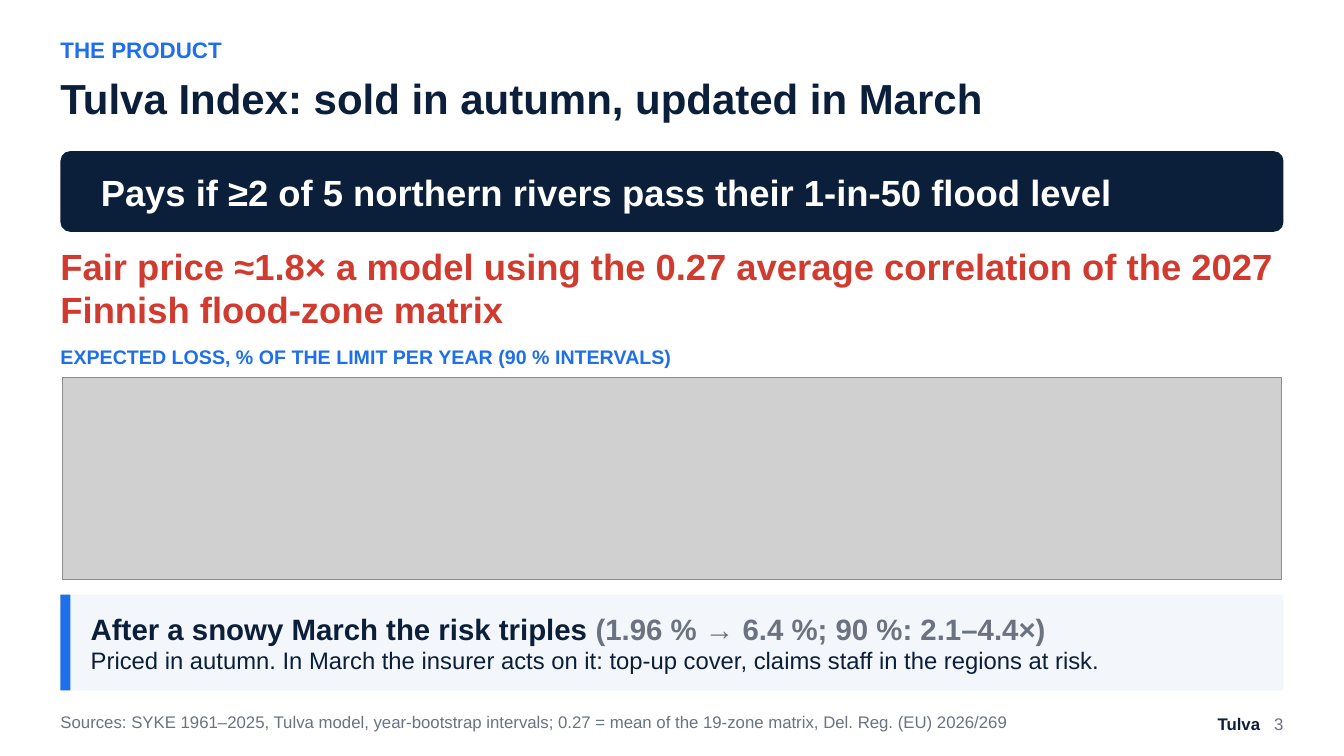
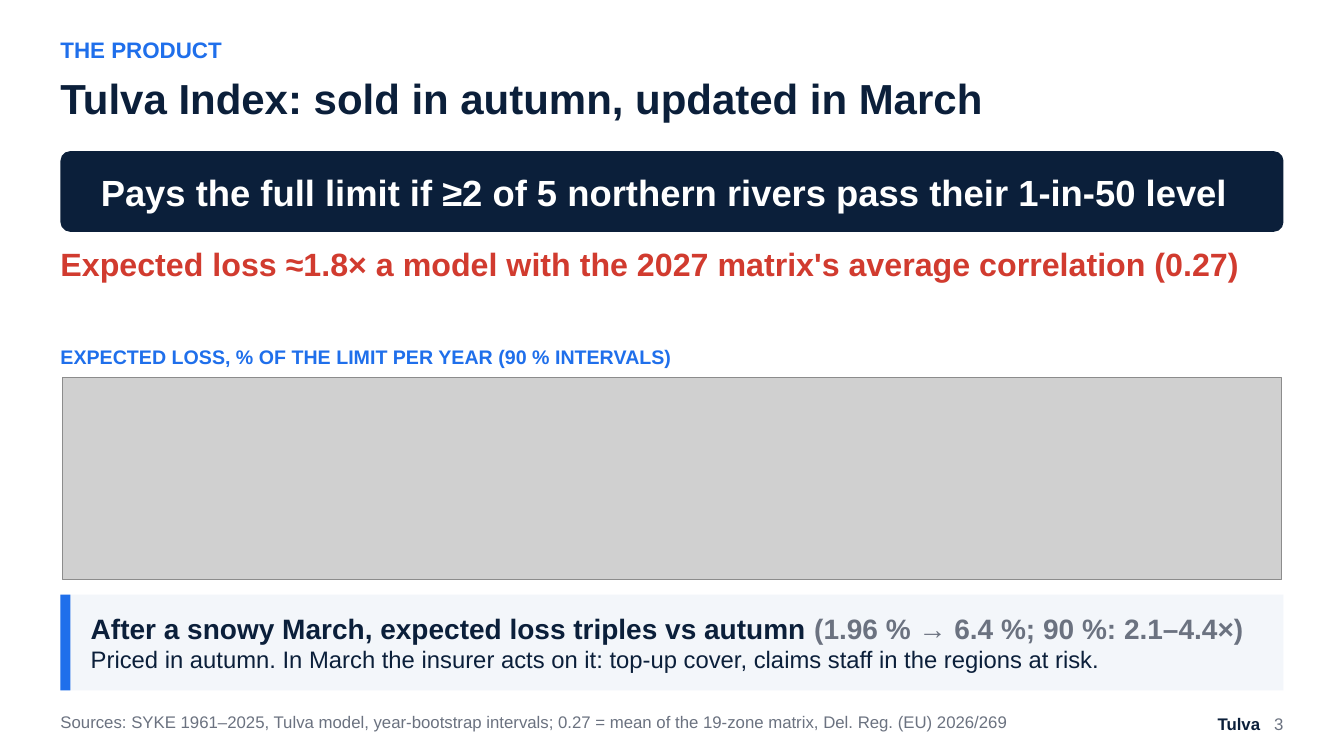
Before and after one commit to Zawaer/tulva, a slide deck: slide 3 of deck/Tulva_QxF2026.pptx. Drawn at 1344x756 pixels with LibreOffice and Linux fonts; fonts in the diff are those of the drawing; grey boxes stand for pictures. Boxes give left, top, right and bottom in pixels: in the first picture for what was removed or moved away, otherwise in the second. Text is boxed around its words. In the diff, an @@ line names an element or a change of style, - is before the commit and + after.

```diff
--- a/deck/Tulva_QxF2026.pptx
+++ b/deck/Tulva_QxF2026.pptx
@@ text at (x1=101, y1=179, x2=1227, y2=213): text changed @@
-Pays if ≥2 of 5 northern rivers pass their 1-in-50 flood level
+Pays the full limit if ≥2 of 5 northern rivers pass their 1-in-50 level
@@ text at (x1=60, y1=252, x2=1238, y2=282): text changed; size 26 to 23 pt @@
-Fair price ≈1.8× a model using the 0.27 average correlation of the 2027 Finnish flood-zone matrix
+Expected loss ≈1.8× a model with the 2027 matrix's average correlation (0.27)
@@ text at (x1=91, y1=618, x2=1243, y2=644): text changed; size 21 to 20 pt @@
-After a snowy March the risk triples (1.96 % → 6.4 %; 90 %: 2.1–4.4×)
+After a snowy March, expected loss triples vs autumn (1.96 % → 6.4 %; 90 %: 2.1–4.4×)
```
Also in this commit, not shown: 5 other slides changed, 23 other files.
